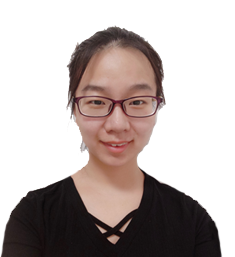
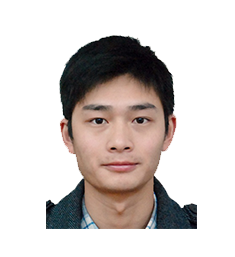
Layered file, before and after one edit (235 × 257). Changes by layer:
added layer "LongHu2014" above "LiWei_profile_photo" over [left=46, top=34, right=197, bottom=229]
hid "图层 9", painted on it over [left=0, top=25, right=223, bottom=257]
hid "图层 10", painted on it over [left=0, top=25, right=223, bottom=257]
